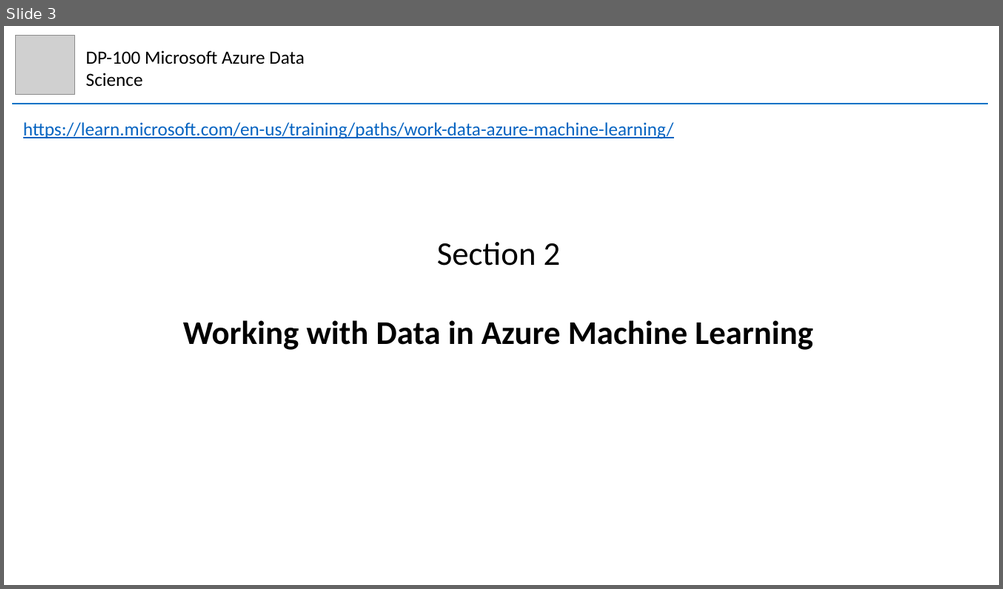
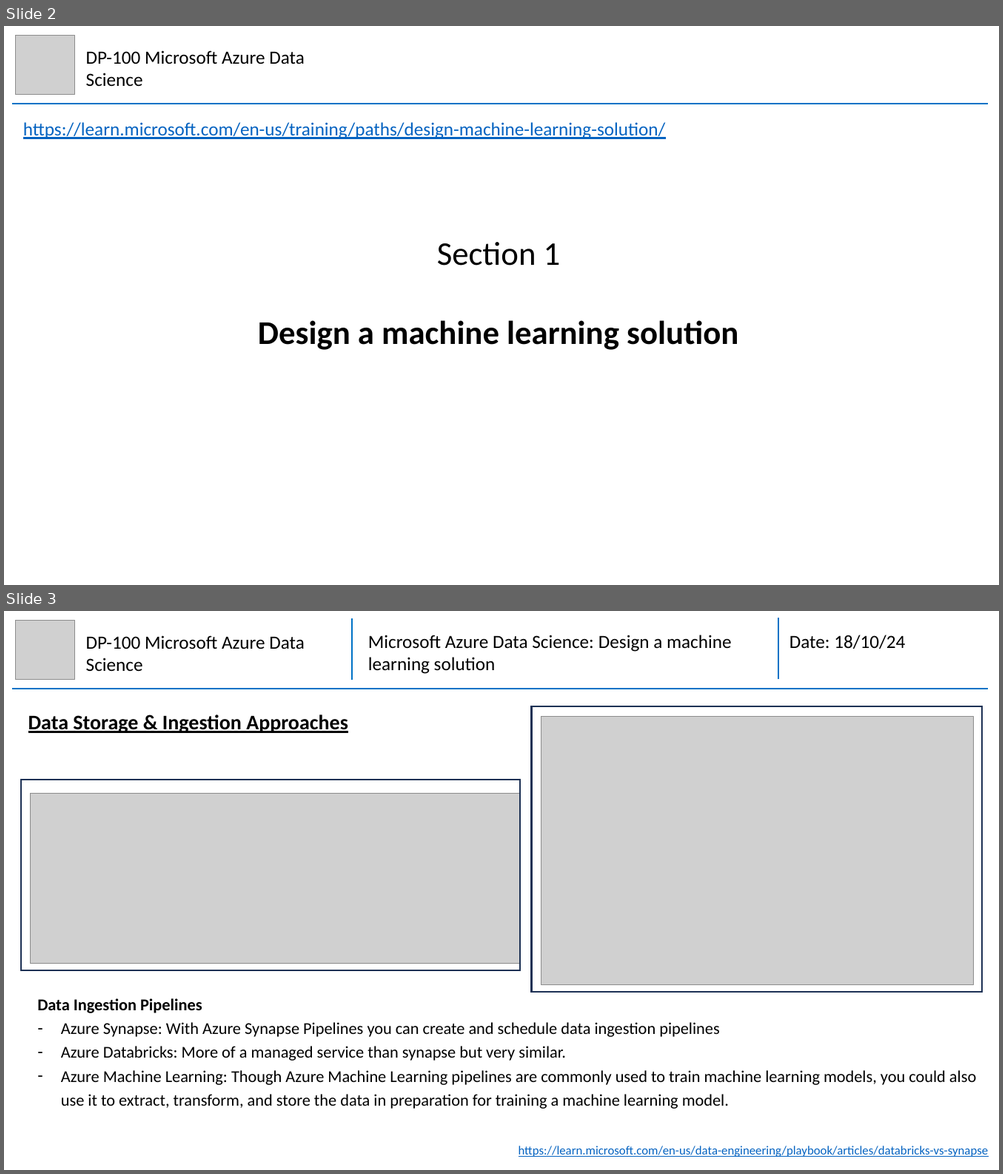
Before and after one commit to mhaythornthwaite/Testing_ML_Algorithms, a slide deck: Azure_DP-100_Data_Science/MJH_DP-100_Azure_DS_Notes.pptx. Shown one above the other, each under a label of ours: slide 3 before the commit, slides 2 and 3 after it. The pictures are 1003x589 and 1003x1174 pixels, drawn with LibreOffice and Linux fonts; fonts in the diff are those of the drawing; grey boxes stand for pictures. Boxes give left, top, right and bottom in pixels: in the first picture for what was removed or moved away, otherwise in the second. Text is boxed around its words. In the diff, an @@ line names an element or a change of style, - is before the commit and + after.

Commit message:
Azure DP100 Section 1

```diff
--- a/Azure_DP-100_Data_Science/MJH_DP-100_Azure_DS_Notes.pptx
+++ b/Azure_DP-100_Data_Science/MJH_DP-100_Azure_DS_Notes.pptx
@@ slide 3 added at box(4, 611, 999, 1170), background #FFFFFF @@
@@ picture added at box(16, 620, 75, 679) @@
@@ group added at box(12, 618, 987, 689): 3 lines, 2 texts @@
+Microsoft Azure Data Science: Design a machine learning solution
+Date: 18/10/24
@@ text added at box(86, 635, 304, 671), 18 pt, text #000000 @@
+DP-100 Microsoft Azure Data Science
@@ text added at box(28, 715, 348, 733), 20 pt, text #000000, bold, underline @@
+Data Storage & Ingestion Approaches
@@ rectangle added at box(532, 706, 982, 992), outline #1E3256 1.5 pt @@
@@ picture added at box(541, 716, 974, 985) @@
@@ rectangle added at box(21, 780, 521, 970), outline #1E3256 1.5 pt @@
@@ picture added at box(30, 794, 520, 965) @@
@@ text added at box(37, 999, 976, 1109), 16 pt, text #000000 @@
+Data Ingestion Pipelines
+– Azure Synapse: With Azure Synapse Pipelines you can create and schedule data ingestion pipelines
+– Azure Databricks: More of a managed service than synapse but very similar.
+– Azure Machine Learning: Though Azure Machine Learning pipelines are commonly used to train machine learning models, you could also use it to extract, transform, and store the data in preparation for training a machine learning model.
@@ text added at box(518, 1146, 988, 1157), 12 pt, text #0563C1, underline @@
+https://learn.microsoft.com/en-us/data-engineering/playbook/articles/databricks-vs-synapse
@@ what was slide 3 is now slide 2 @@
@@ slide 2 changed as well @@
@@ text at box(23, 122, 738, 350): text changed @@
-https://learn.microsoft.com/en-us/training/paths/work-data-azure-machine-learning/
+https://learn.microsoft.com/en-us/training/paths/design-machine-learning-solution/
@@ text at box(258, 242, 560, 350): text changed @@
-Section 2
-Working with Data in Azure Machine Learning
+Section 1
+Design a machine learning solution
```
Also in this commit, not shown: 11 other slides changed, 7 other slides added.
